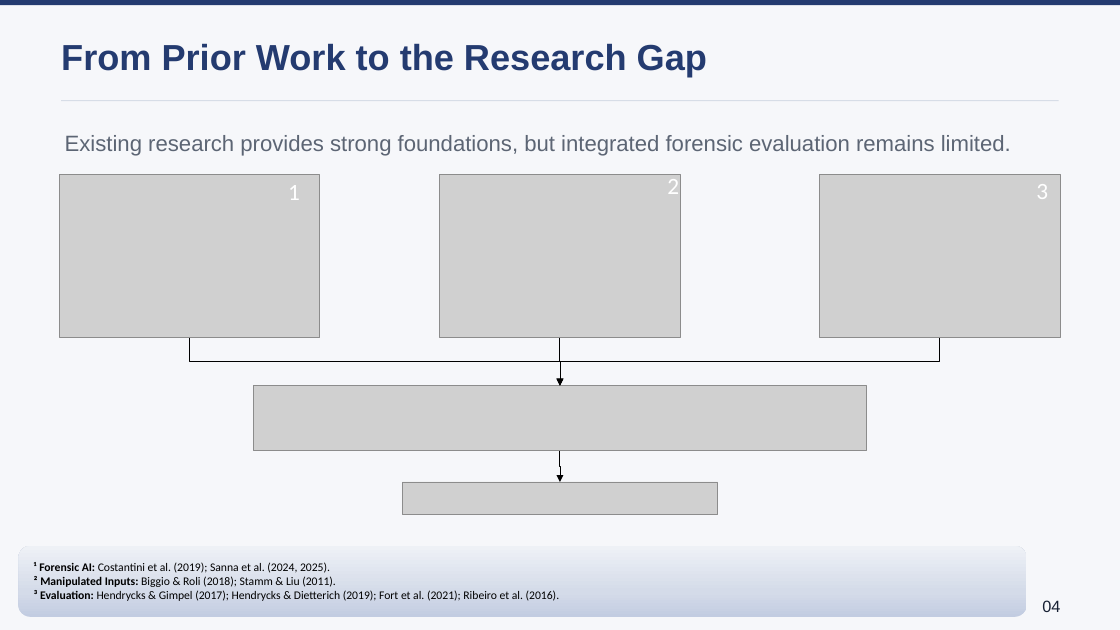
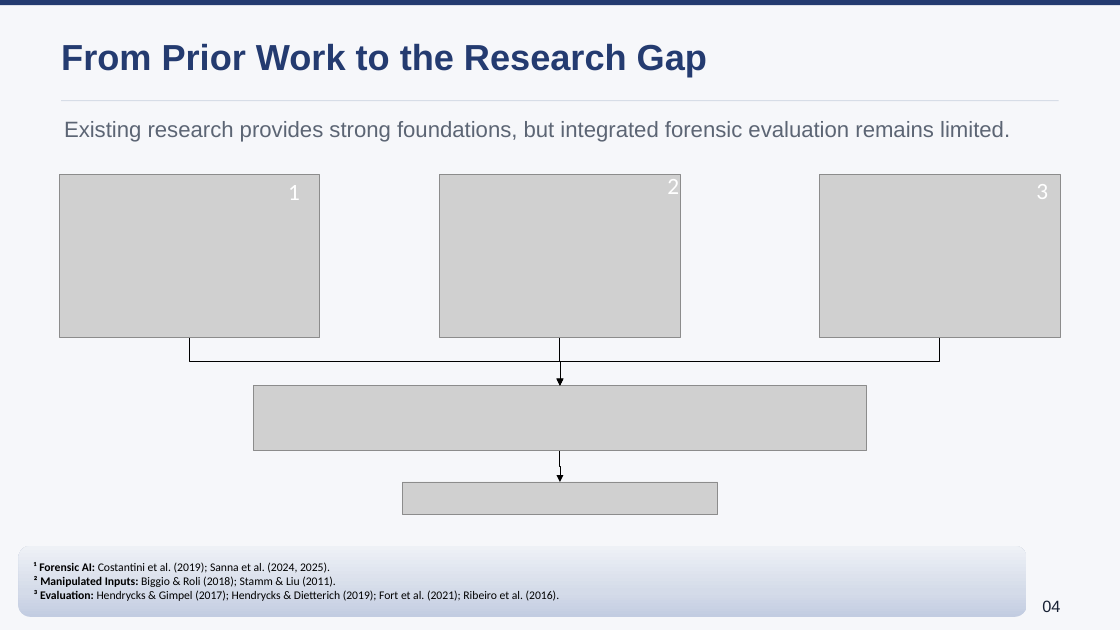
Before and after one commit to lmolinario/Molinario_Thesis_Defense_2026, a slide deck: slide 4 of Molinario_Thesis_Defense_2026.pptx. Drawn at 1120x630 pixels with LibreOffice and Linux fonts; fonts in the diff are those of the drawing; grey boxes stand for pictures. Boxes give left, top, right and bottom in pixels: in the first picture for what was removed or moved away, otherwise in the second. Text is boxed around its words. In the diff, an @@ line names an element or a change of style, - is before the commit and + after.

```diff
--- a/Molinario_Thesis_Defense_2026.pptx
+++ b/Molinario_Thesis_Defense_2026.pptx
@@ text "Existing research provides strong foundations, ...": place and size @@
-text "Existing research provides strong foundations, ..." at [65,135,1011,156]
+text "Existing research provides strong foundations, ..." at [64,121,1010,142]
```
Also in this commit, not shown: 1 other slide changed, 5 slides added.
